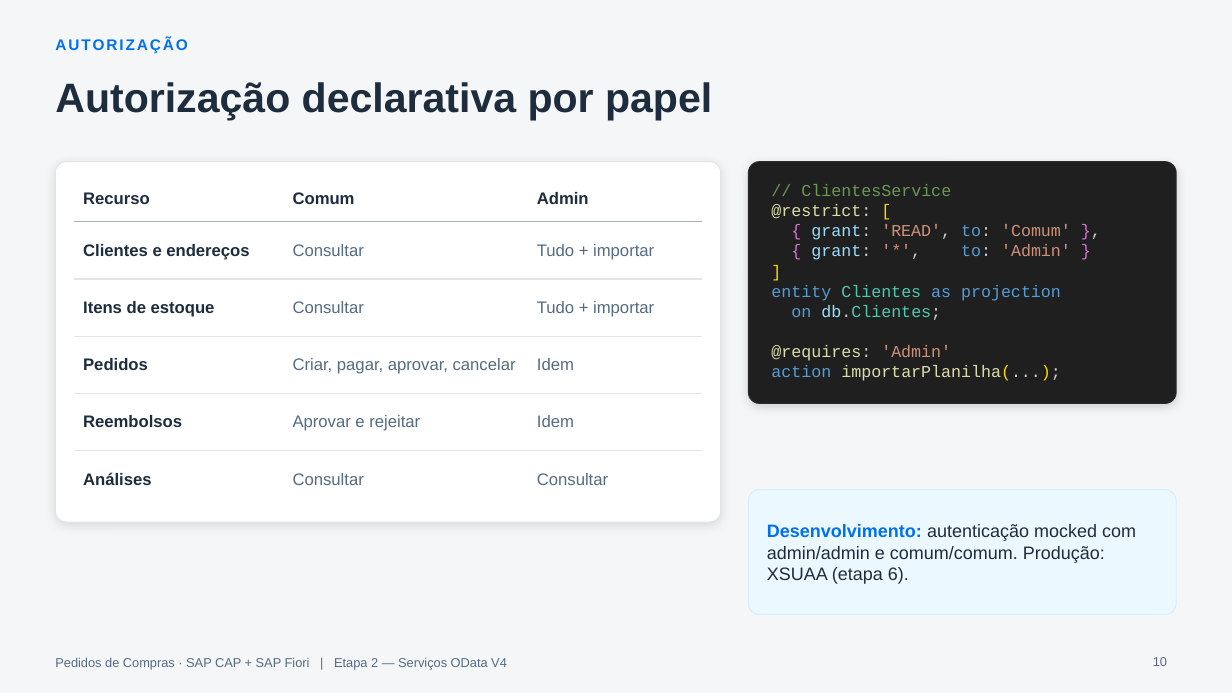
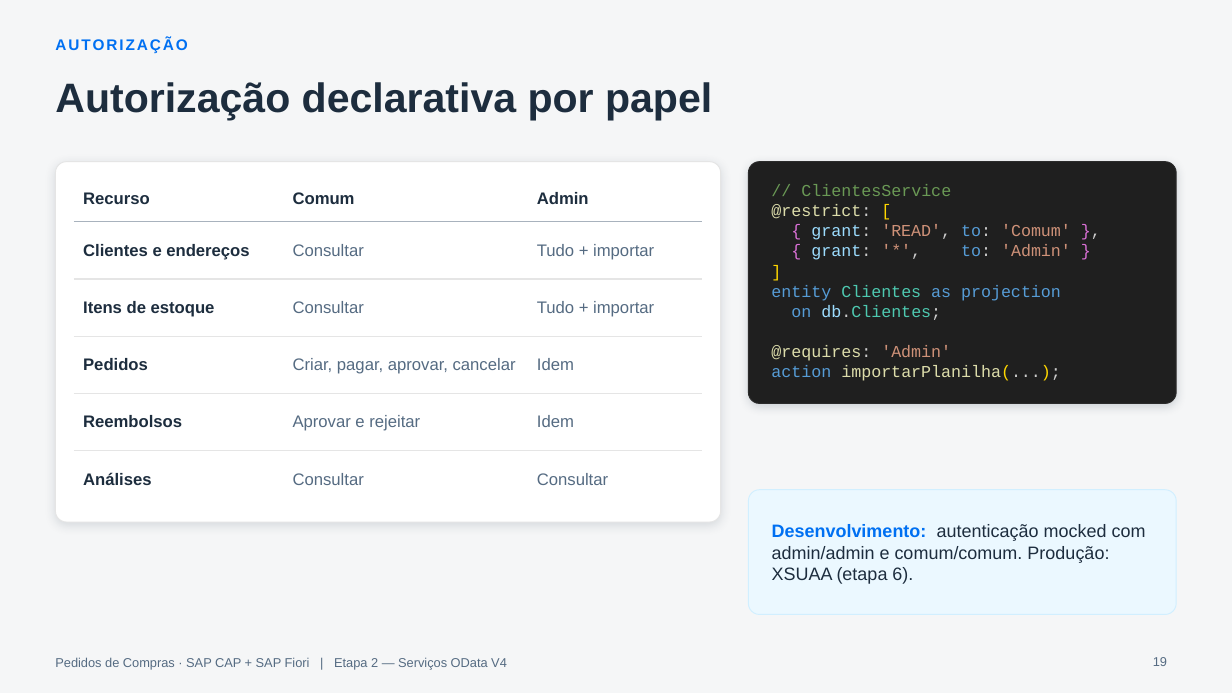
Before and after one commit to AdrianoBispo/sap-cap-nodejs-pedidos-de-compras-app, a slide deck: slide 19 of docs/apresentacoes/02-servicos-odata.pptx (slide 10 before the commit). Drawn at 1232x693 pixels with LibreOffice and Linux fonts; fonts in the diff are those of the drawing. Boxes give left, top, right and bottom in pixels: in the first picture for what was removed or moved away, otherwise in the second. Text is boxed around its words. In the diff, an @@ line names an element or a change of style, - is before the commit and + after.

```diff
--- a/docs/apresentacoes/02-servicos-odata.pptx
+++ b/docs/apresentacoes/02-servicos-odata.pptx
@@ text "Desenvolvimento: autenticação mocked com admin/admin ..." rewrapped from box(767, 524, 1136, 584) to box(772, 524, 1146, 584) @@
@@ page number at box(1153, 657, 1167, 666): text changed @@
-10
+19
```
Also in this commit, not shown: 3 other slides changed, 10 slides added, 10 other files.
